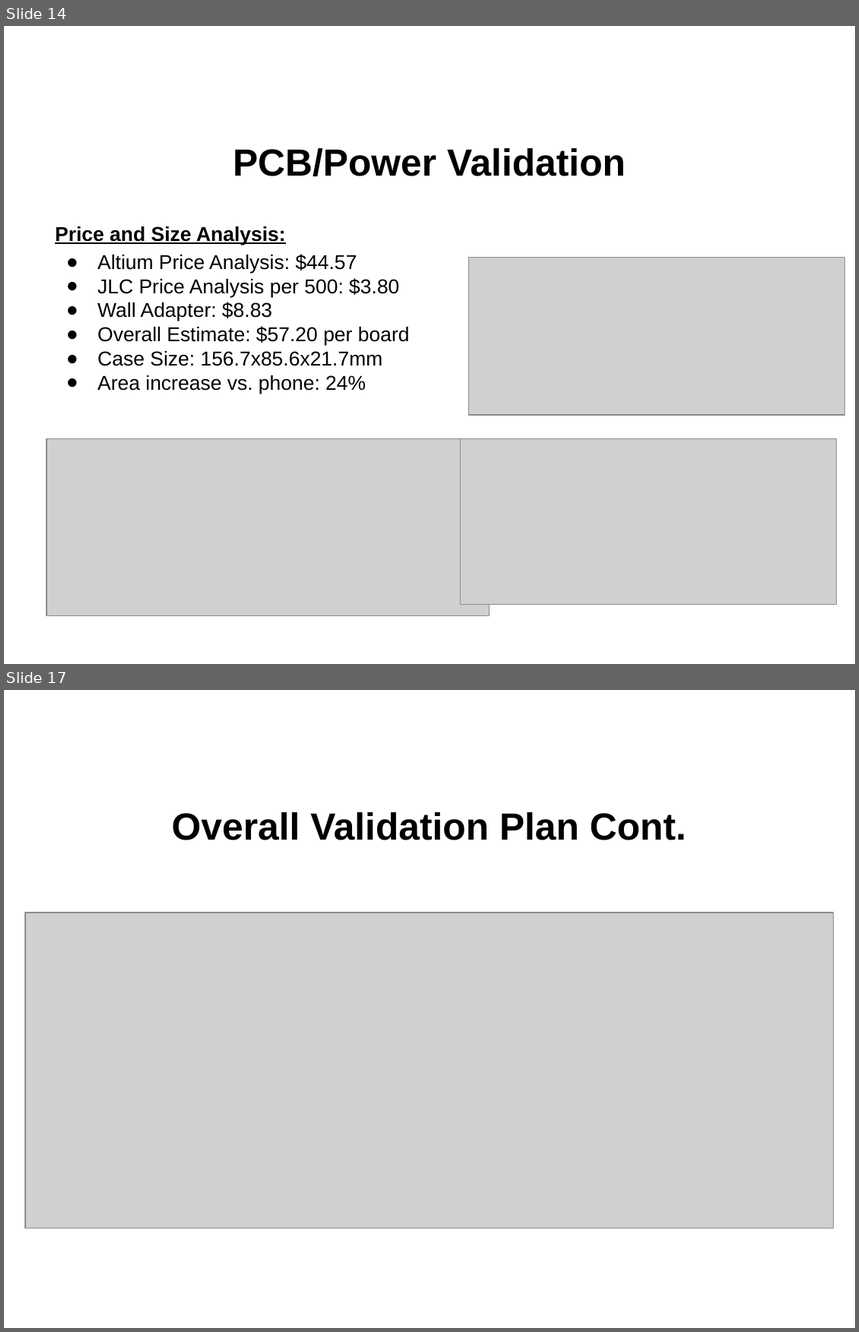
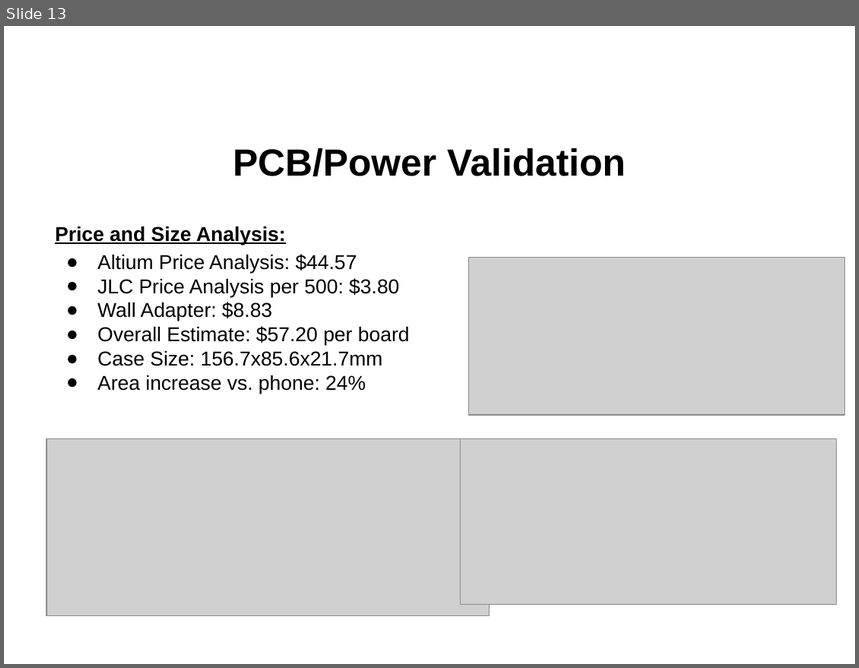
Before and after one commit to l-diazsantini/ECEN215LabKit, a slide deck: Documents/ECEN 404/Virtual Project Showcase.pptx. Shown one above the other, each under a label of ours: slides 14 and 17 before the commit, slide 13 after it; the slides between them are not shown. The pictures are 859x1332 and 859x668 pixels, drawn with LibreOffice and Linux fonts; fonts in the diff are those of the drawing; grey boxes stand for pictures; background and template pictures are left out. Boxes give left, top, right and bottom in pixels: in the first picture for what was removed or moved away, otherwise in the second. Text is boxed around its words. In the diff, an @@ line names an element or a change of style, - is before the commit and + after.

```diff
--- a/Documents/ECEN 404/Virtual Project Showcase.pptx
+++ b/Documents/ECEN 404/Virtual Project Showcase.pptx
@@ slide 17 removed at (x1=4, y1=690, x2=855, y2=1328), background picture (left out) @@
@@ title removed at (x1=172, y1=812, x2=686, y2=840) @@
-Overall Validation Plan Cont.
@@ picture removed at (x1=25, y1=913, x2=834, y2=1229) @@
@@ what was slide 14 is now slide 13 @@
```
Also in this commit, not shown: 2 slides changed, 11 slides added, 9 other slides removed.
